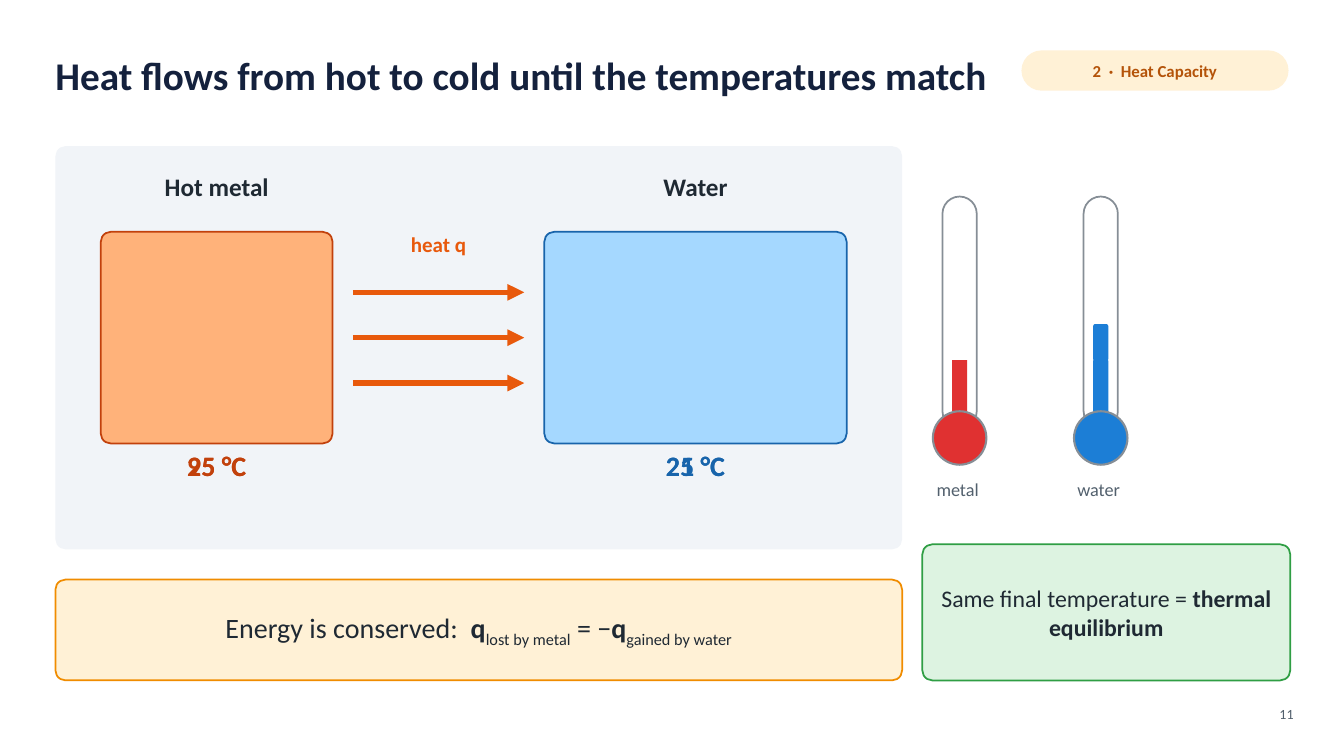
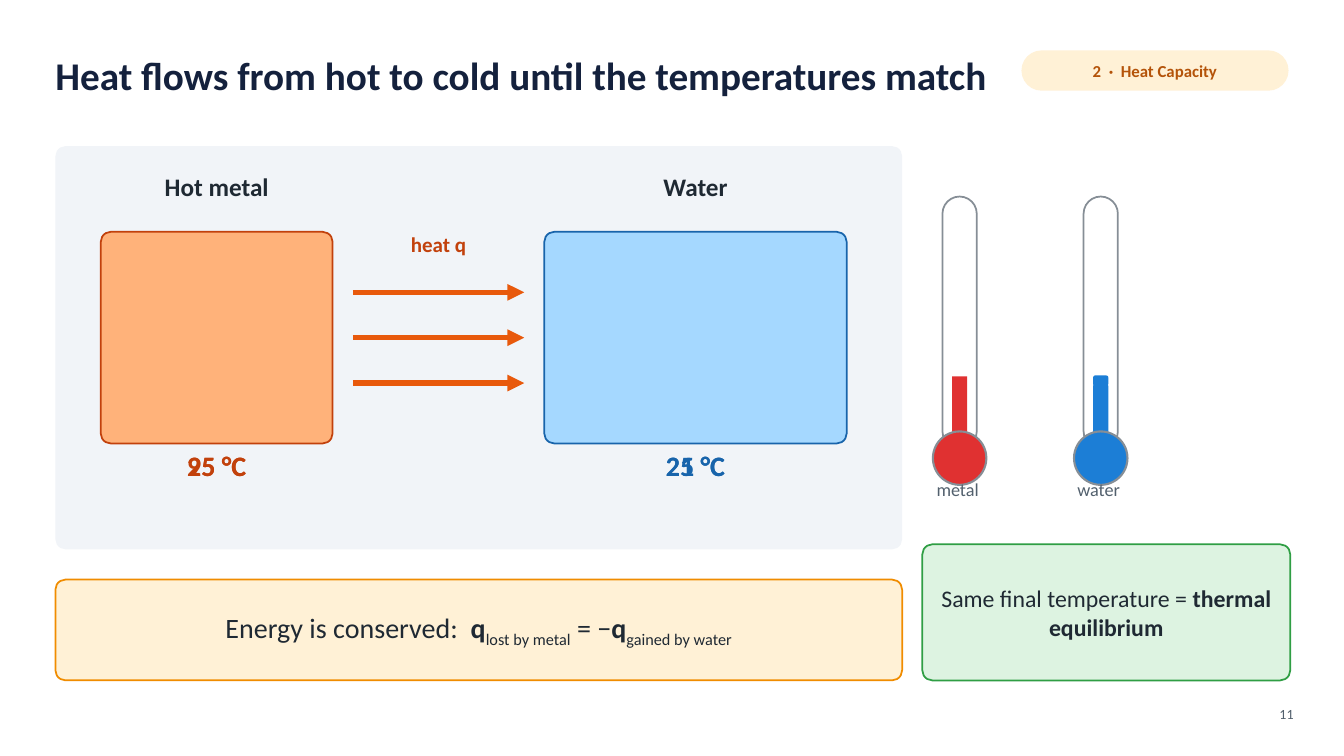
Before and after one commit to davidmoriarty-lab/School_Stuff, a slide deck: slide 11 of chemistry_notes/AP Chemistry/Thermochemistry and Free Energy/AP Chem Unit 6 - Thermochemistry and Free Energy - SLIDES.pptx. Drawn at 1344x756 pixels with LibreOffice and Linux fonts; fonts in the diff are those of the drawing. Boxes give left, top, right and bottom in pixels: in the first picture for what was removed or moved away, otherwise in the second. Text is boxed around its words. In the diff, an @@ line names an element or a change of style, - is before the commit and + after.

```diff
--- a/chemistry_notes/AP Chemistry/Thermochemistry and Free Energy/AP Chem Unit 6 - Thermochemistry and Free Energy - SLIDES.pptx
+++ b/chemistry_notes/AP Chemistry/Thermochemistry and Free Energy/AP Chem Unit 6 - Thermochemistry and Free Energy - SLIDES.pptx
@@ rounded rectangle: place and size @@
-rounded rectangle at box(943, 197, 977, 429)
+rounded rectangle at box(943, 197, 977, 449)
@@ rounded rectangle: place and size @@
-rounded rectangle at box(1084, 197, 1118, 429)
+rounded rectangle at box(1084, 197, 1118, 449)
@@ text "heat q" at box(411, 237, 466, 256): text colour #E8590C to #C2410C @@
@@ rounded rectangle: place and size @@
-rounded rectangle at box(952, 231, 969, 360)
+rounded rectangle at box(952, 227, 969, 377)
@@ rounded rectangle: place and size @@
-rounded rectangle at box(953, 231, 968, 429)
+rounded rectangle at box(953, 227, 968, 448)
@@ rounded rectangle: place and size @@
-rounded rectangle at box(1094, 359, 1109, 429)
+rounded rectangle at box(1094, 384, 1109, 449)
@@ rounded rectangle: place and size @@
-rounded rectangle at box(1094, 324, 1109, 360)
+rounded rectangle at box(1094, 376, 1109, 386)
@@ rounded rectangle at box(1094, 376, 1109, 386): proportions changed @@
@@ ellipse: place and size @@
-ellipse at box(933, 411, 986, 465)
+ellipse at box(933, 432, 986, 485)
@@ ellipse: place and size @@
-ellipse at box(1074, 411, 1127, 465)
+ellipse at box(1074, 432, 1127, 485)
```
Also in this commit, not shown: 23 other slides changed, 1 slide added, 10 other files.
